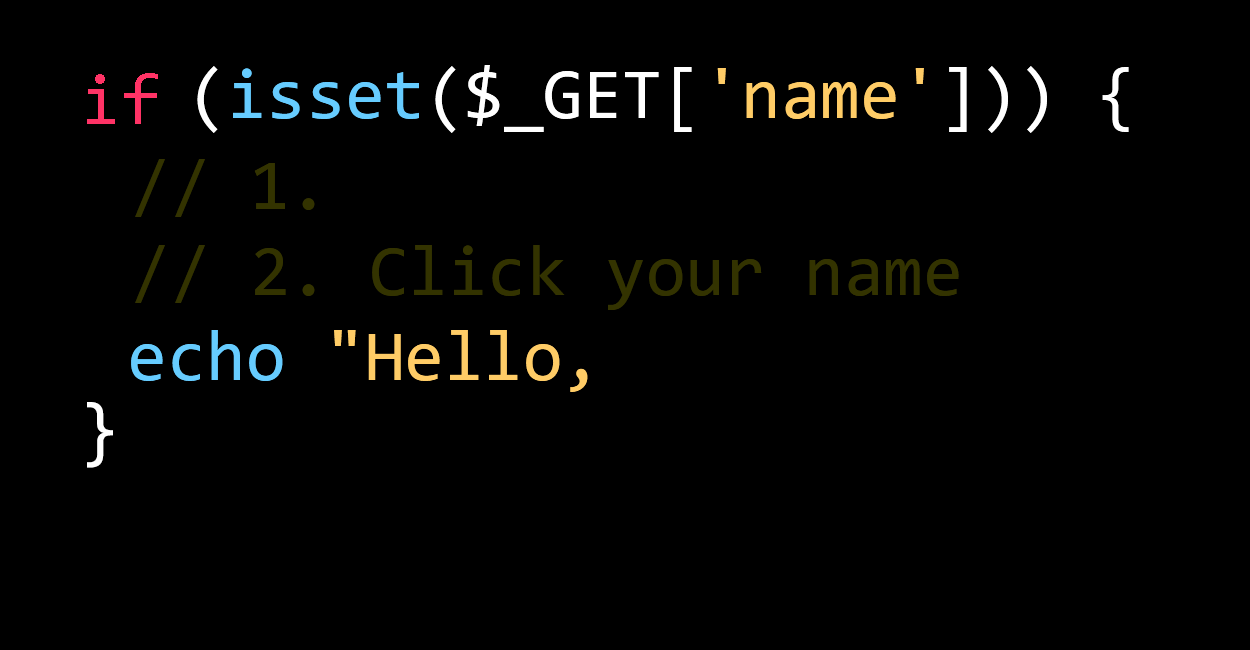
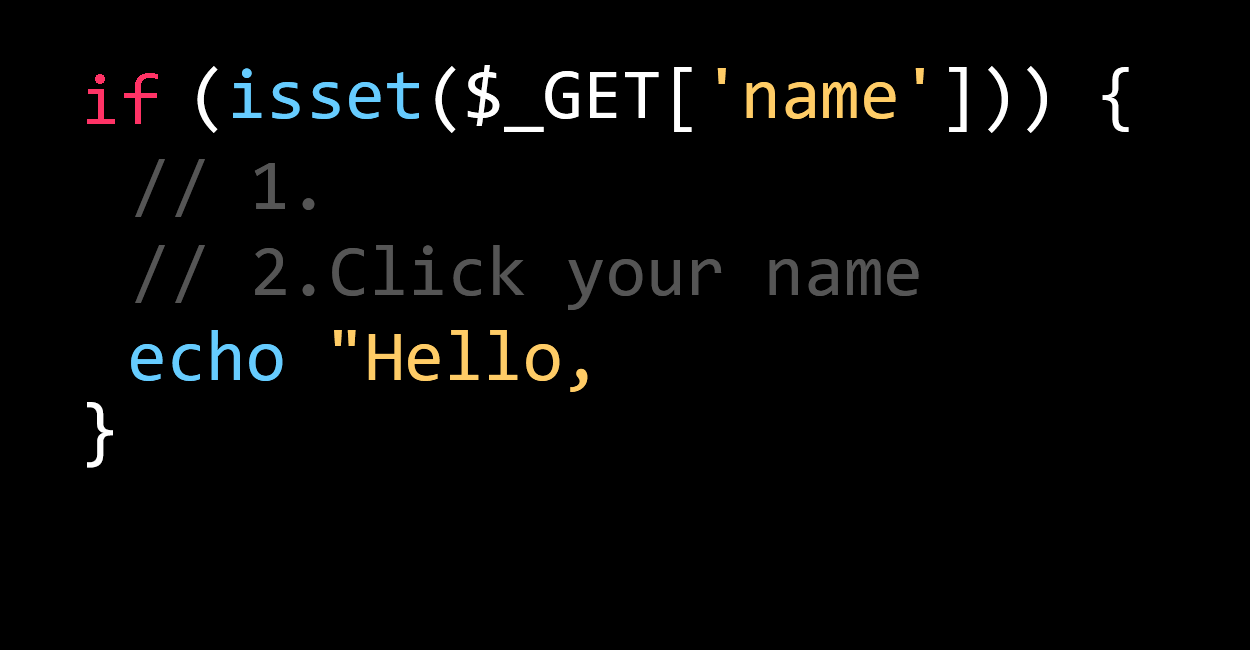
Comparing the layer stacks of the two 1250×650 images. Changes:
renamed "// 1. // 2. Click your name" to "// 1. // 2.Click your name", painted on it over [135, 159, 959, 310]
